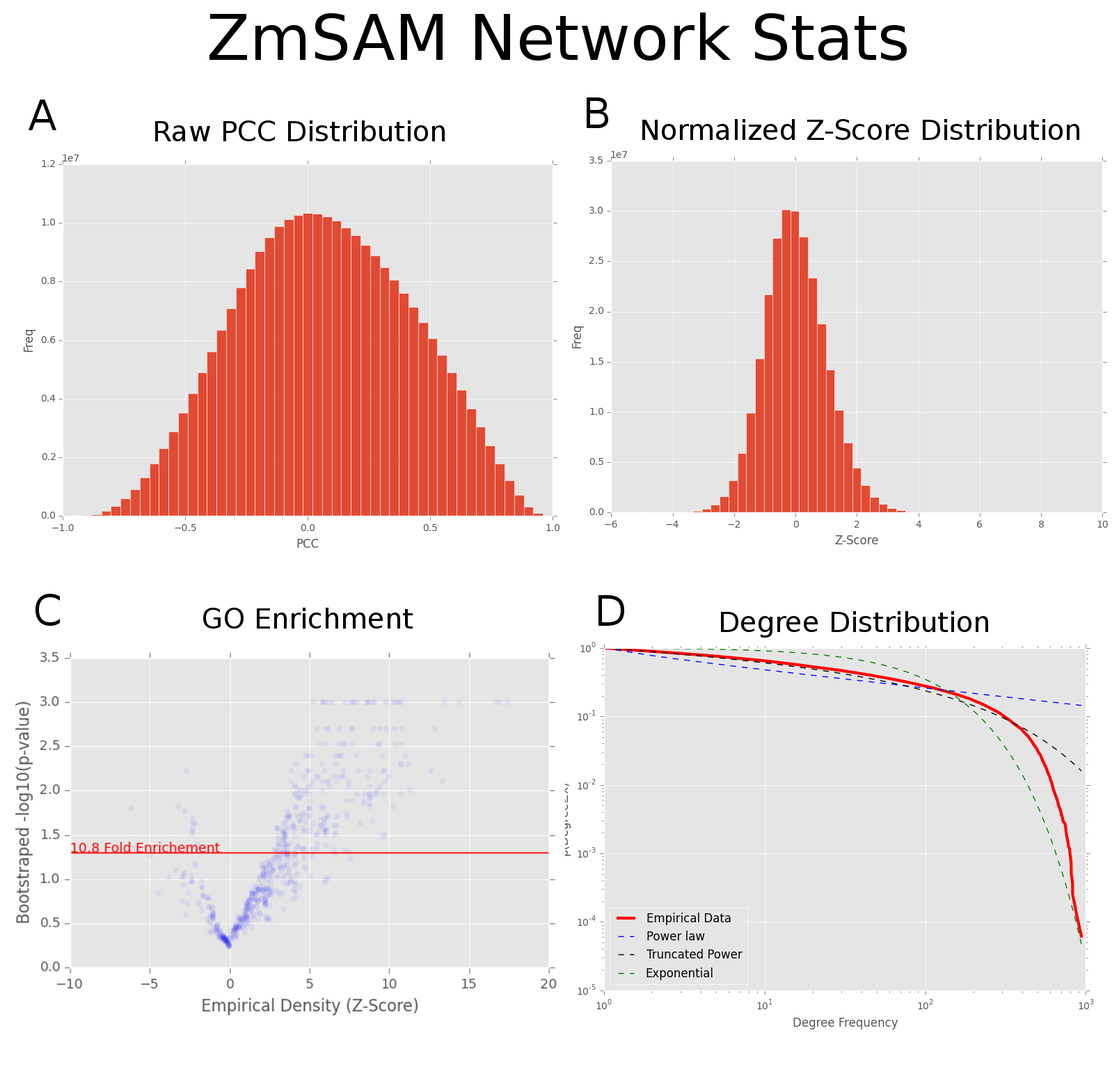
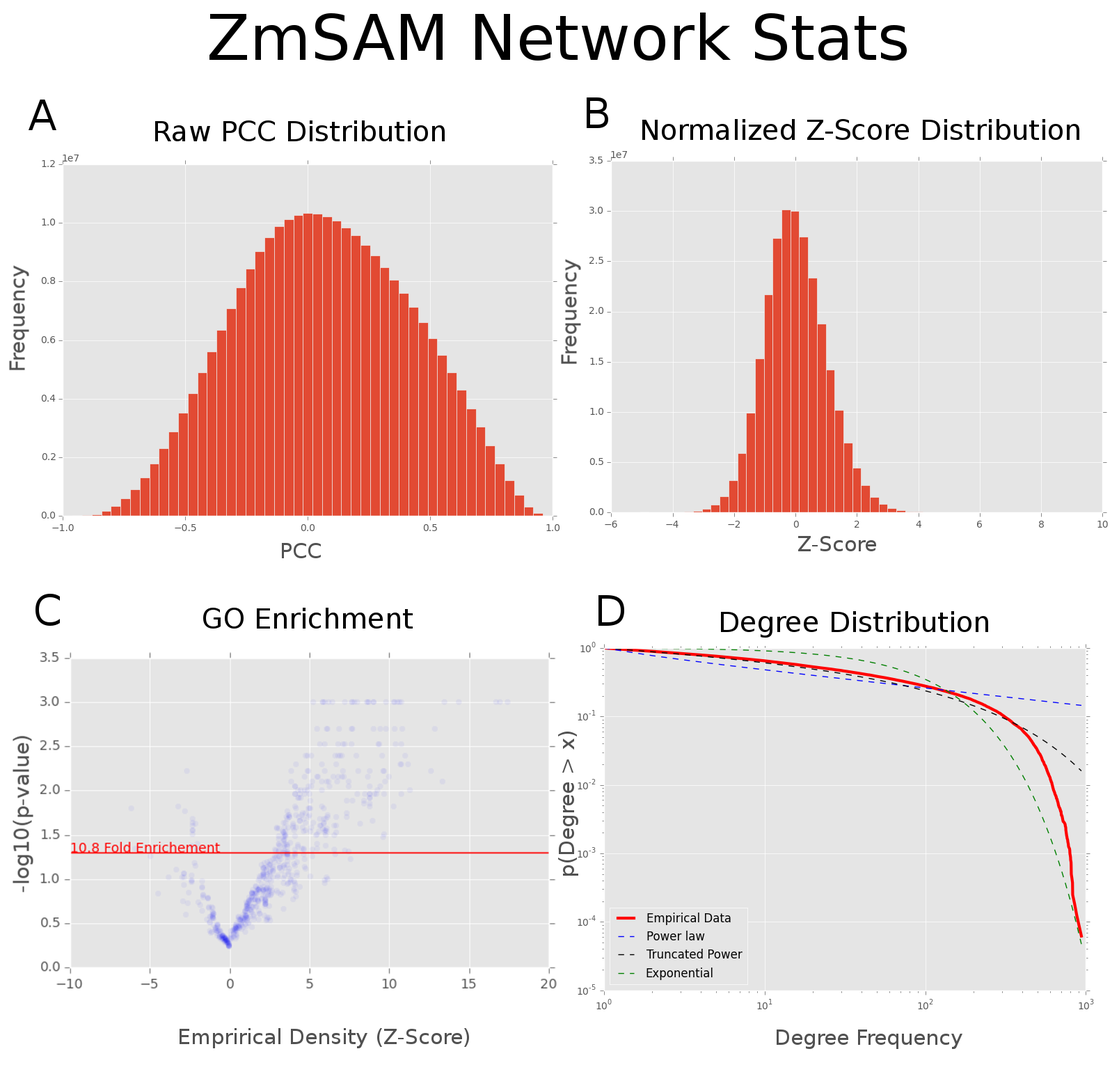
Two versions of the same layered image (1119 × 1065). Layer-by-layer changes:
added layer "Pasted Layer #1" above "Pasted Layer" over [558, 731, 579, 876]
added layer "Pasted Layer" above "Supp Fig 2 - ZmSAM Health.tiff" over [9, 258, 963, 1049]
painted on "Supp Fig 2 - ZmSAM Health.tiff" over [9, 317, 917, 1035]
